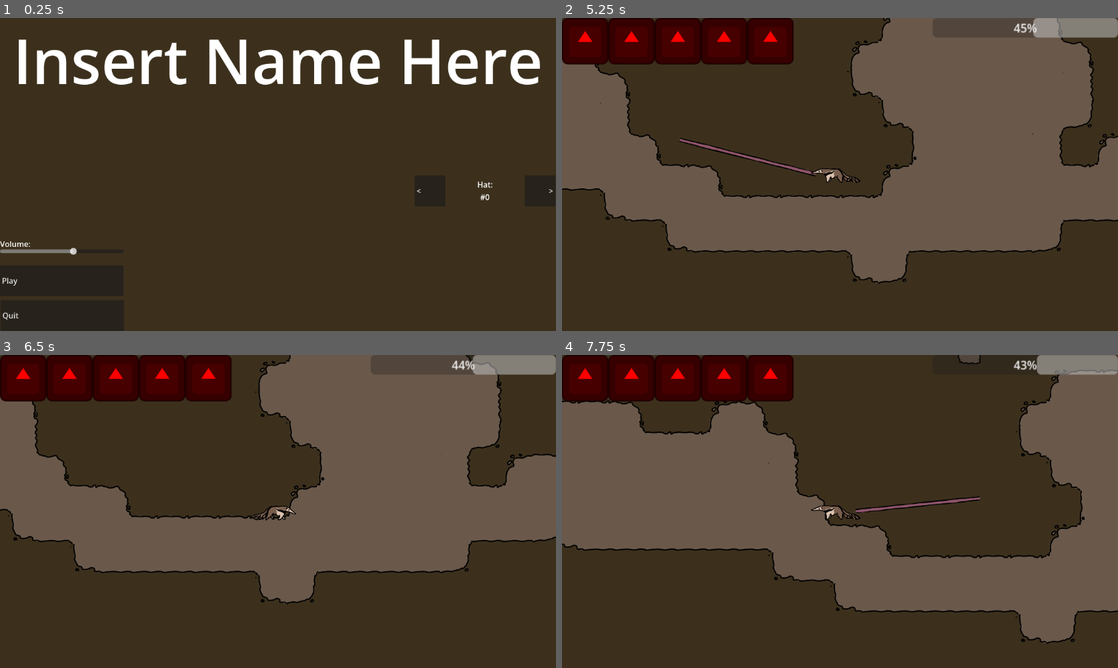
Above: before the commit, frames 1-4 (two rows, left to right).
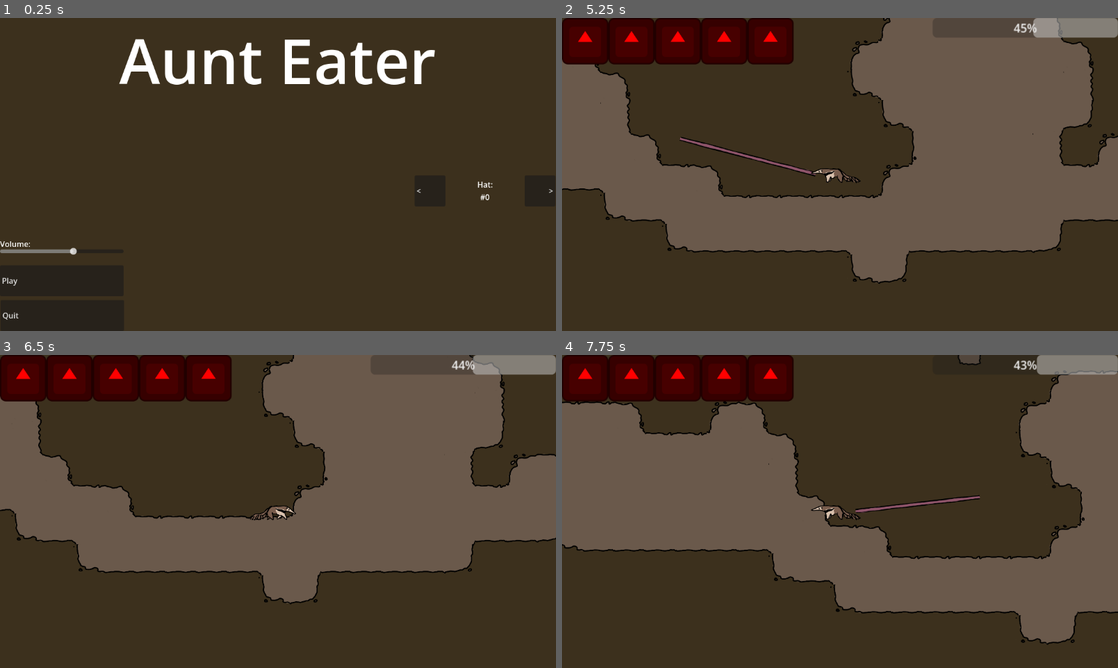
Above: after the commit, the same moments.

Repository: IncrediblyCreativeUsername/Team-Indecisive-Cutthroat-2026
Game: Godot game, scene res://UI/MainMenu.tscn
Two runs of this game, one before a commit and one after it. Both use one fixed random seed, a clock stepped at 60 frames per second and the inputs below. The engine's default icon, where the game draws it, is replaced by a stand-in: a white triangle on a blue panel in a dark square.
Inputs (mouse positions are in pixels of both pictures, inside the frame that each line leads up to):
- Up to frame 1 (0.25 s): no input
- Up to frame 2 (5.25 s): click "Play" at 0.5 s; move the mouse to (962, 158) at 1.27 s; hold D (MOVE_RIGHT) 1.28-2.78 s; tap Q (DROP) at 1.35, 3.6 s; tap W (JUMP) at 1.52, 2.27, 3.77, 4.52 s; move the mouse to (728, 190) at 2.02 s; tap E (EAT) at 2.1, 4.35 s; move the mouse to (895, 105) at 2.77 s; hold A (MOVE_LEFT) 2.78-3.53 s; click (895, 105) at 2.85 s; move the mouse to (812, 237) at 3.52 s; hold D (MOVE_RIGHT) 3.53-5.03 s; move the mouse to (1006, 221) at 4.27 s; move the mouse to (673, 127) at 5.02 s; hold A (MOVE_LEFT) from 5.03 s (still down); click (673, 127) at 5.1 s
- Up to frame 3 (6.5 s): tap W (JUMP) at 5.27 s; move the mouse to (305, 511) at 5.77 s; release A (MOVE_LEFT) at 5.78 s; hold D (MOVE_RIGHT) from 5.78 s (still down); tap Q (DROP) at 5.85 s
- Up to frame 4 (7.75 s): move the mouse to (756, 433) at 6.52 s; release D (MOVE_RIGHT) at 6.53 s; hold A (MOVE_LEFT) from 6.53 s (still down); tap E (EAT) at 6.6 s; tap W (JUMP) at 6.77, 7.52 s; move the mouse to (962, 495) at 7.27 s; click (962, 495) at 7.35 s

The runs differ from the first frame. In frame 1, 6.0% of the frame differs, in the area x 3-98%, y 6-22%; in frame 2, 0.2%; in frame 3, 2.4%; in frame 4, 1.9%.

Commit message:
Name
Extended player mousecast range, added game name to main menu, added per level hungerDrain values

Diff:
--- a/Game/game.gd
+++ b/Game/game.gd
@@ -1 +1,6 @@
 extends Node2D
+
+@export var hungerDrain := 1.0
+
+func _ready() -> void:
+	Globals.hungerDrain = hungerDrain
--- a/Game/game2.tscn
+++ b/Game/game2.tscn
@@ -13,6 +13,7 @@
 
 [node name="Game" type="Node2D" unique_id=58104947]
 script = ExtResource("1_as50m")
+hungerDrain = 0.7
 
 [node name="Hud" parent="." unique_id=787718687 instance=ExtResource("3_58alt")]
 
--- a/Player/Player.tscn
+++ b/Player/Player.tscn
@@ -229,7 +229,7 @@
 scale = Vector2(1.523, 1.523)
 
 [node name="MouseCast" type="RayCast2D" parent="." unique_id=1514625385]
-target_position = Vector2(1028, 0)
+target_position = Vector2(2256, 0)
 
 [node name="Tongue" type="Node2D" parent="." unique_id=1603243765]
 visible = false
--- a/UI/MainMenu.tscn
+++ b/UI/MainMenu.tscn
@@ -11,7 +11,7 @@
 offset_right = 1152.0
 offset_bottom = 175.0
 theme_override_font_sizes/font_size = 128
-text = "Insert Name Here"
+text = "Aunt Eater"
 horizontal_alignment = 1
 autowrap_mode = 2
 
--- a/globals.gd
+++ b/globals.gd
@@ -12,6 +12,7 @@
 var player
 var invincibilityFrames = 40
 var invincible = 0
+var hungerDrain := 1.0
 
 func resetValues():
 	hp = 5
@@ -31,7 +32,7 @@
 	get_tree().change_scene_to_file(Globals.deathScene)
 
 func _process(delta: float) -> void:
-	hunger -= 1*delta
+	hunger -= hungerDrain*delta
 	if hunger <= 0:
 		die()
 		#get_tree().reload_current_scene()
